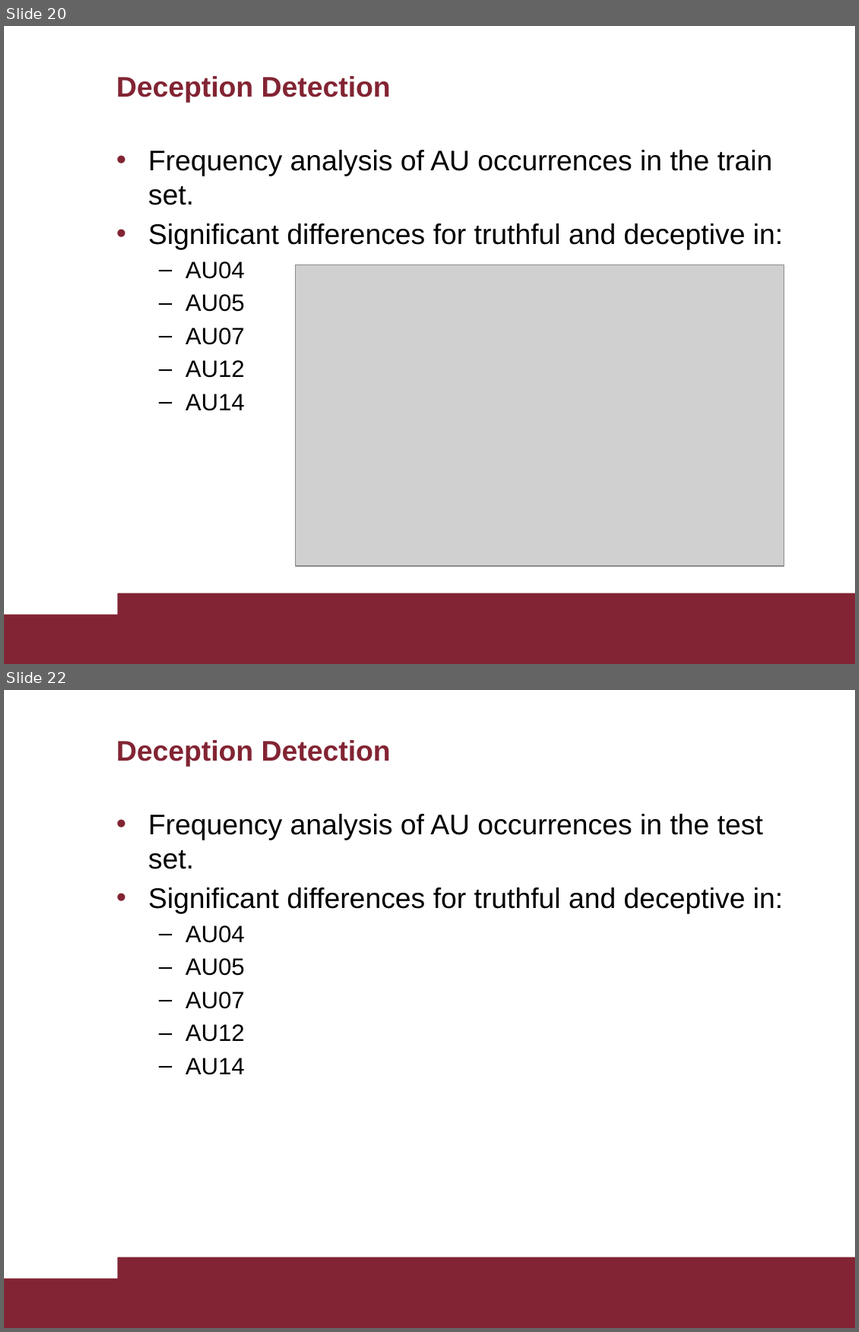
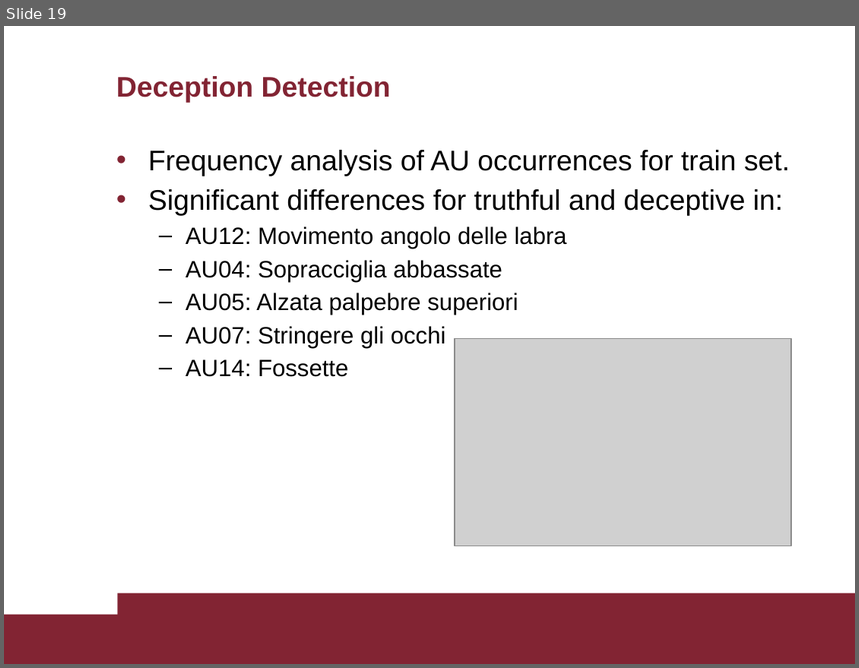
Before and after one commit to AscaL/thesis, a slide deck: Tesi Emanuele Orfanelli 1383726.pptx. Shown one above the other, each under a label of ours: slides 20 and 22 before the commit, slide 19 after it; the slides between them are not shown. The pictures are 859x1332 and 859x668 pixels, drawn with LibreOffice and Linux fonts; fonts in the diff are those of the drawing; grey boxes stand for pictures. Boxes give left, top, right and bottom in pixels: in the first picture for what was removed or moved away, otherwise in the second. Text is boxed around its words. In the diff, an @@ line names an element or a change of style, - is before the commit and + after.

```diff
--- a/Tesi Emanuele Orfanelli 1383726.pptx
+++ b/Tesi Emanuele Orfanelli 1383726.pptx
@@ slide 22 removed at box(4, 690, 855, 1328), background #FFFFFF; not listed: 2 template elements that a slide beside it also shows @@
@@ title removed at box(116, 740, 391, 766) @@
-Deception Detection
@@ text removed at box(148, 814, 783, 1075) @@
-• Frequency analysis of AU occurrences in the test set.
-• Significant differences for truthful and deceptive in:
-  – AU04
-  – AU05
-  – AU07
-  – AU12
-  – AU14
@@ what was slide 20 is now slide 19 @@
@@ slide 19 changed as well @@
@@ text at box(148, 150, 790, 176): text changed @@
-• Frequency analysis of AU occurrences in the train set.
+• Frequency analysis of AU occurrences for train set.
@@ text at box(186, 227, 567, 377): text changed @@
-  – AU04
-  – AU05
-  – AU07
-  – AU12
-  – AU14
+  – AU12: Movimento angolo delle labra
+  – AU04: Sopracciglia abbassate
+  – AU05: Alzata palpebre superiori
+  – AU07: Stringere gli occhi
+  – AU14: Fossette
@@ picture: place and size @@
-picture at box(296, 265, 785, 566)
+picture at box(454, 338, 791, 546)
```
Also in this commit, not shown: 22 other slides changed, 1 slide added, 2 other slides removed, 1 other file.
